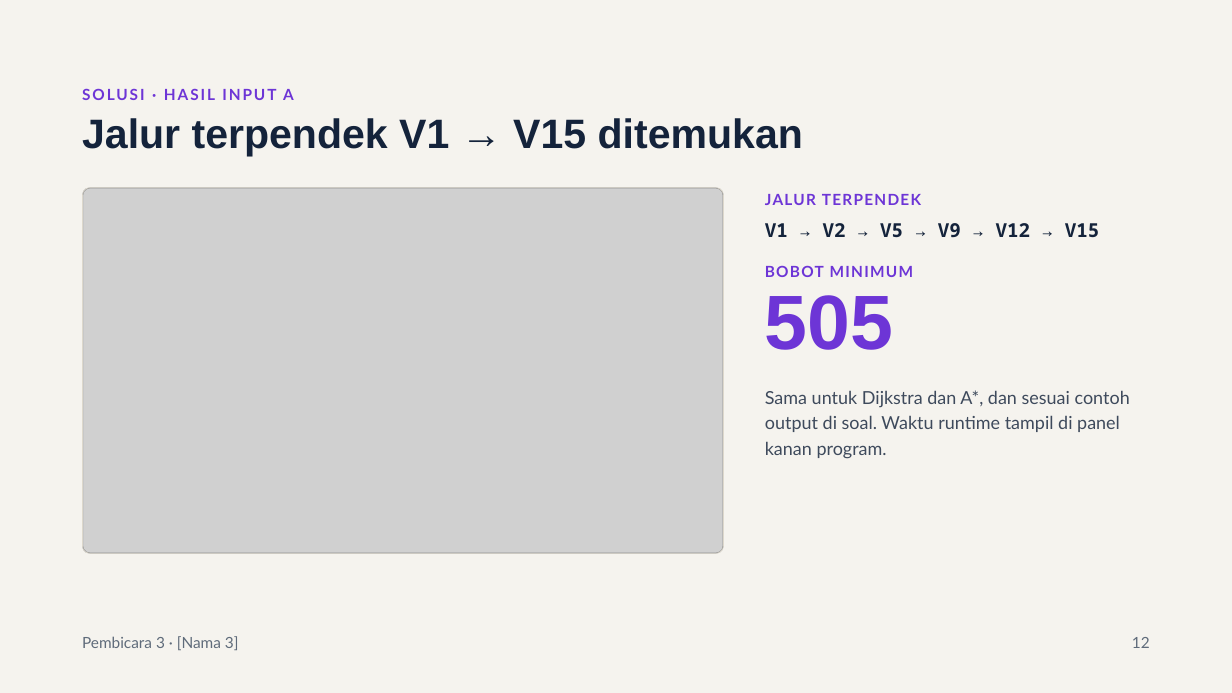
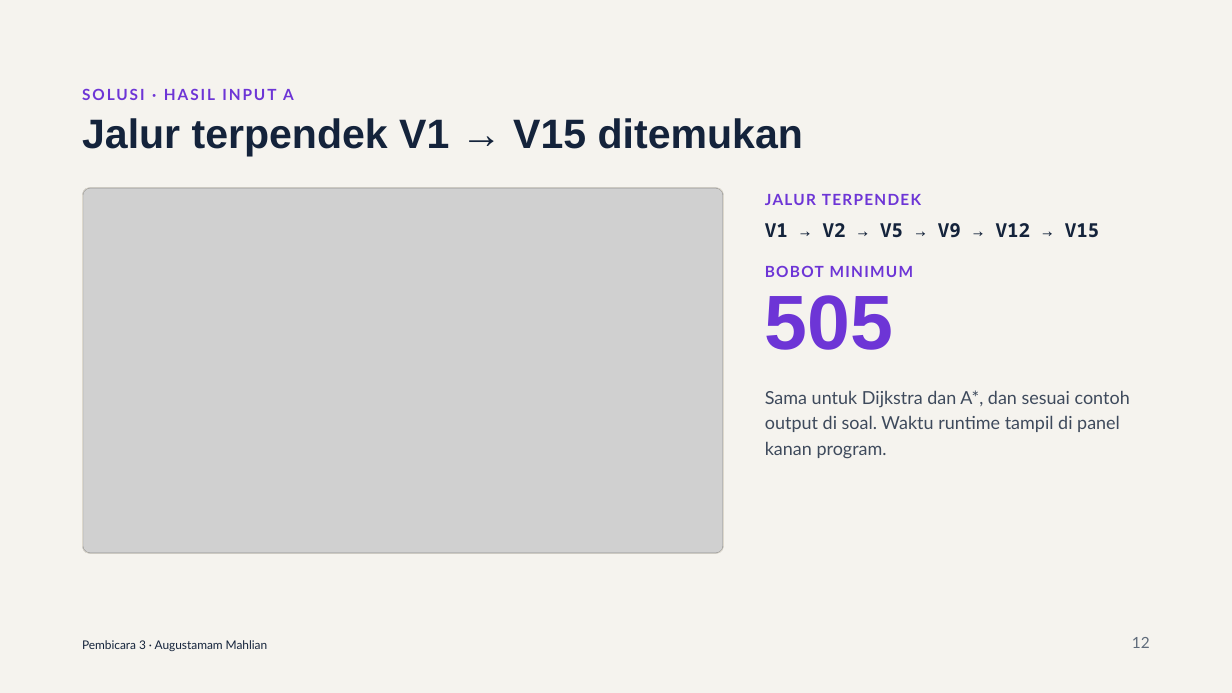
Before and after one commit to khaidir/Algoritma-Shortest-Path, a slide deck: slide 12 of Docs/Slide Presentasi Tugas 1 – Shortest Path Dijkstra vs A.pptx. Drawn at 1232x693 pixels with LibreOffice and Linux fonts; fonts in the diff are those of the drawing; grey boxes stand for pictures. Boxes give left, top, right and bottom in pixels: in the first picture for what was removed or moved away, otherwise in the second. Text is boxed around its words. In the diff, an @@ line names an element or a change of style, - is before the commit and + after.

```diff
--- a/Docs/Slide Presentasi Tugas 1 – Shortest Path Dijkstra vs A.pptx
+++ b/Docs/Slide Presentasi Tugas 1 – Shortest Path Dijkstra vs A.pptx
@@ text at box(82, 640, 268, 651): text changed; size 12 to 9.3 pt; text colour #5F6B7A to #14233B @@
-Pembicara 3 · [Nama 3]
+Pembicara 3 · Augustamam Mahlian
```
Also in this commit, not shown: 18 other slides changed.
